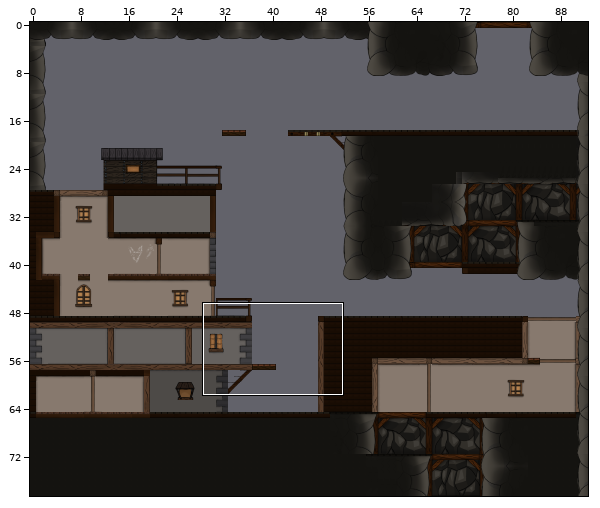
One commit to this Tiled map: assets/tiles/level_Part_2.tmx. The first picture is a wide view before the edit; the outline marks the close-up.
Close-up. First the earlier version:
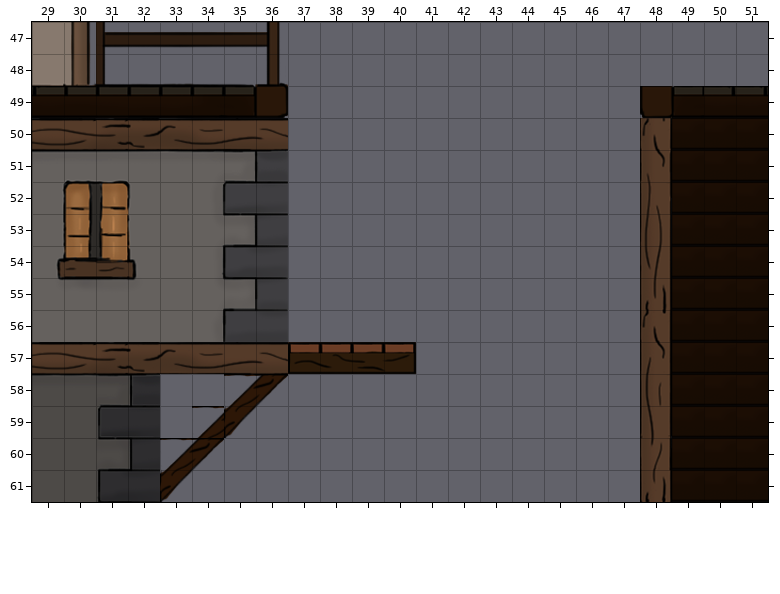
Cells are 32x32 px. Shown: x 29..51, y 47..61. The commit also changed other parts of the map, which this record leaves out.
The same view after the edit:
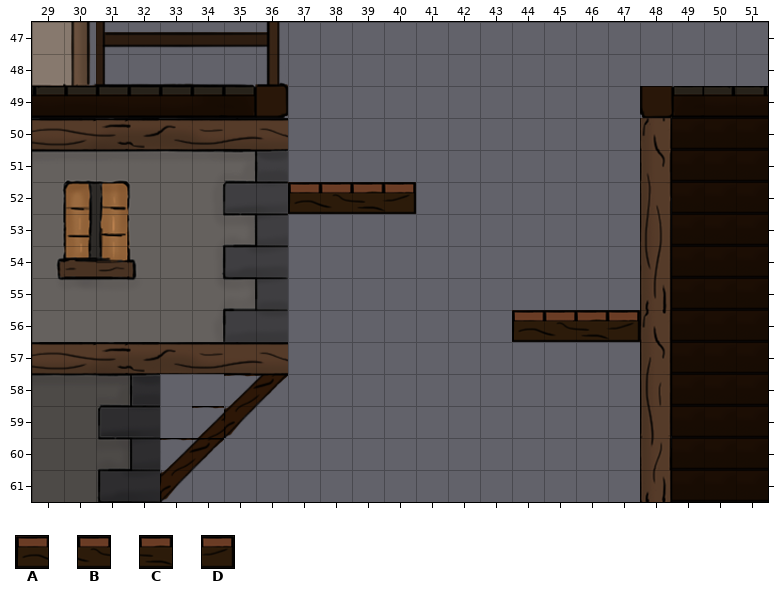
Key: from "Decors": A 420, B 421, C 422, D 423.
_ is an empty cell.
The edit:
Layer "Platforms":
There is now tile A in row 52 at x 37; in row 56 at x 44.
There is now tile B in row 52 at x 38; in row 56 at x 45.
There is now tile C in row 52 at x 39; in row 56 at x 46.
There is now tile D in row 52 at x 40; in row 56 at x 47.
The author cleared tile A in row 57 at x 37.
The author cleared tile B in row 57 at x 38.
The author cleared tile C in row 57 at x 39.
The author cleared tile D in row 57 at x 40.
Where, in picture pixels (left, top, right, bottom), the same in both close-ups:
added: (288, 182, 416, 214)
added: (512, 310, 640, 342)
removed: (288, 342, 416, 374)
